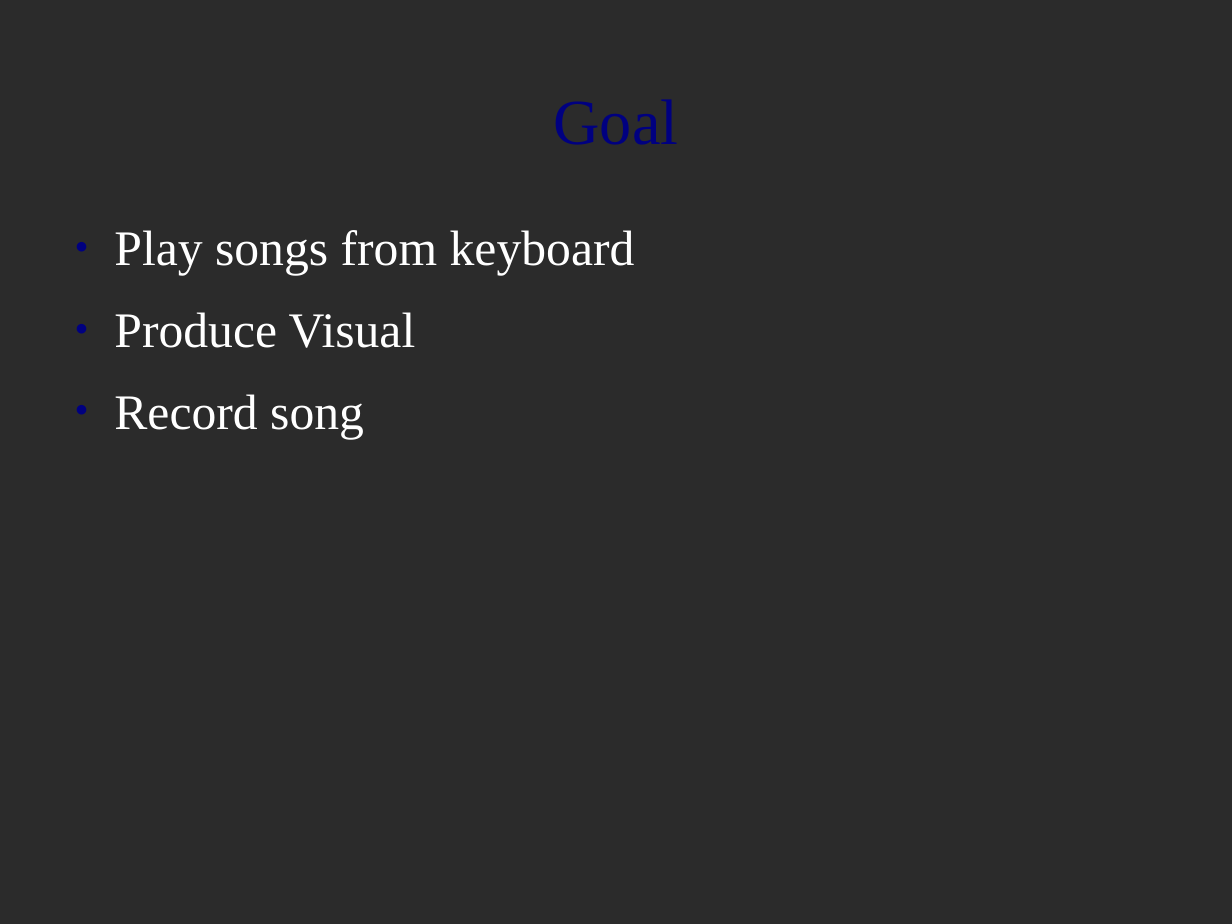
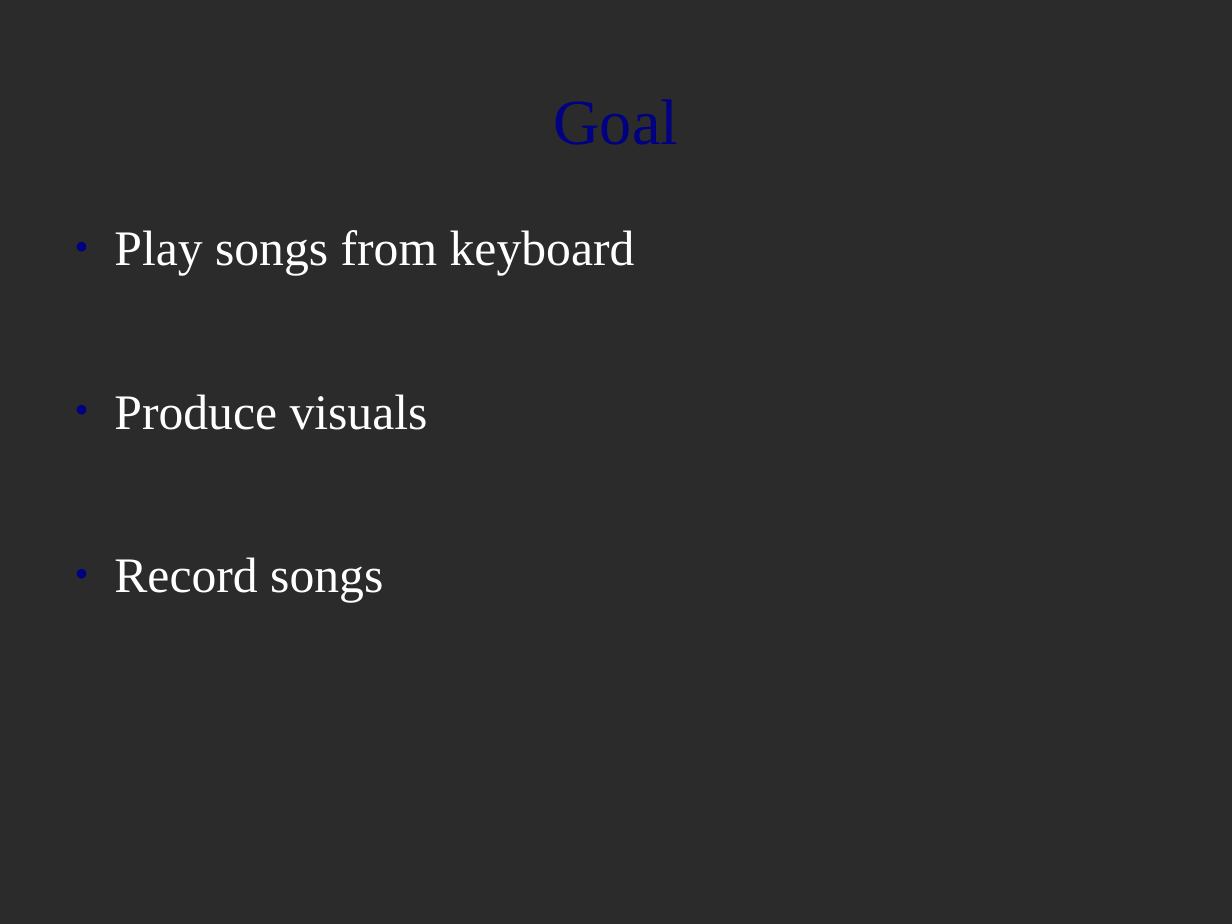
Before and after one commit to cala9649/KeyPlayer, a slide deck: slide 3 of KeyPlayerPresentation.odp. Drawn at 1232x924 pixels with LibreOffice and Linux fonts; fonts in the diff are those of the drawing; background and template pictures are left out; a plain dark background stands for a picture behind light text. Boxes give left, top, right and bottom in pixels: in the first picture for what was removed or moved away, otherwise in the second. Text is boxed around its words. In the diff, an @@ line names an element or a change of style, - is before the commit and + after.

Commit message:
powerpoint final

```diff
--- a/KeyPlayerPresentation.odp
+++ b/KeyPlayerPresentation.odp
@@ text at <box>114,394,428,602</box>: text changed @@
-● Produce Visual
-● Record song
+● Produce visuals
+● Record songs
```
Also in this commit, not shown: 2 other slides changed, 1 slide added, 2 slides removed.
